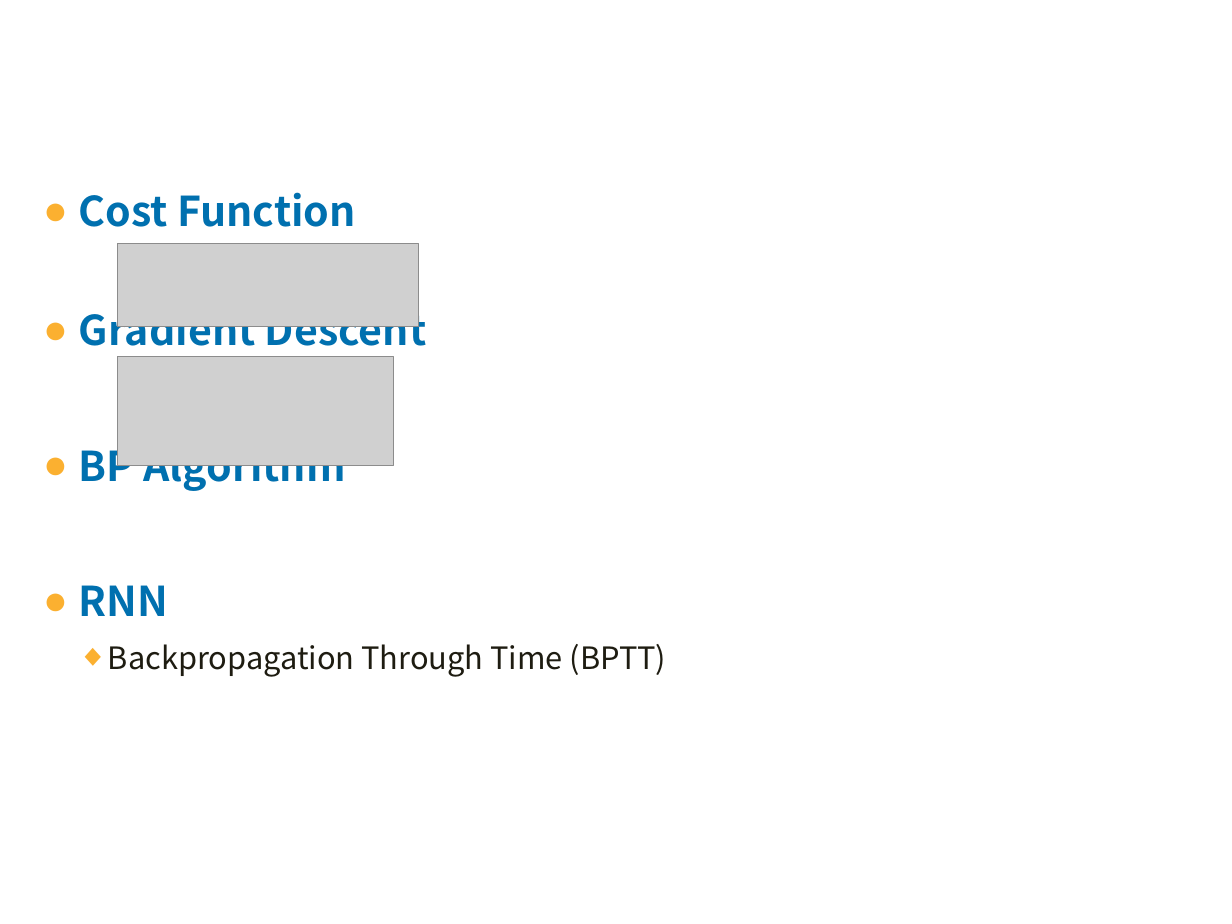
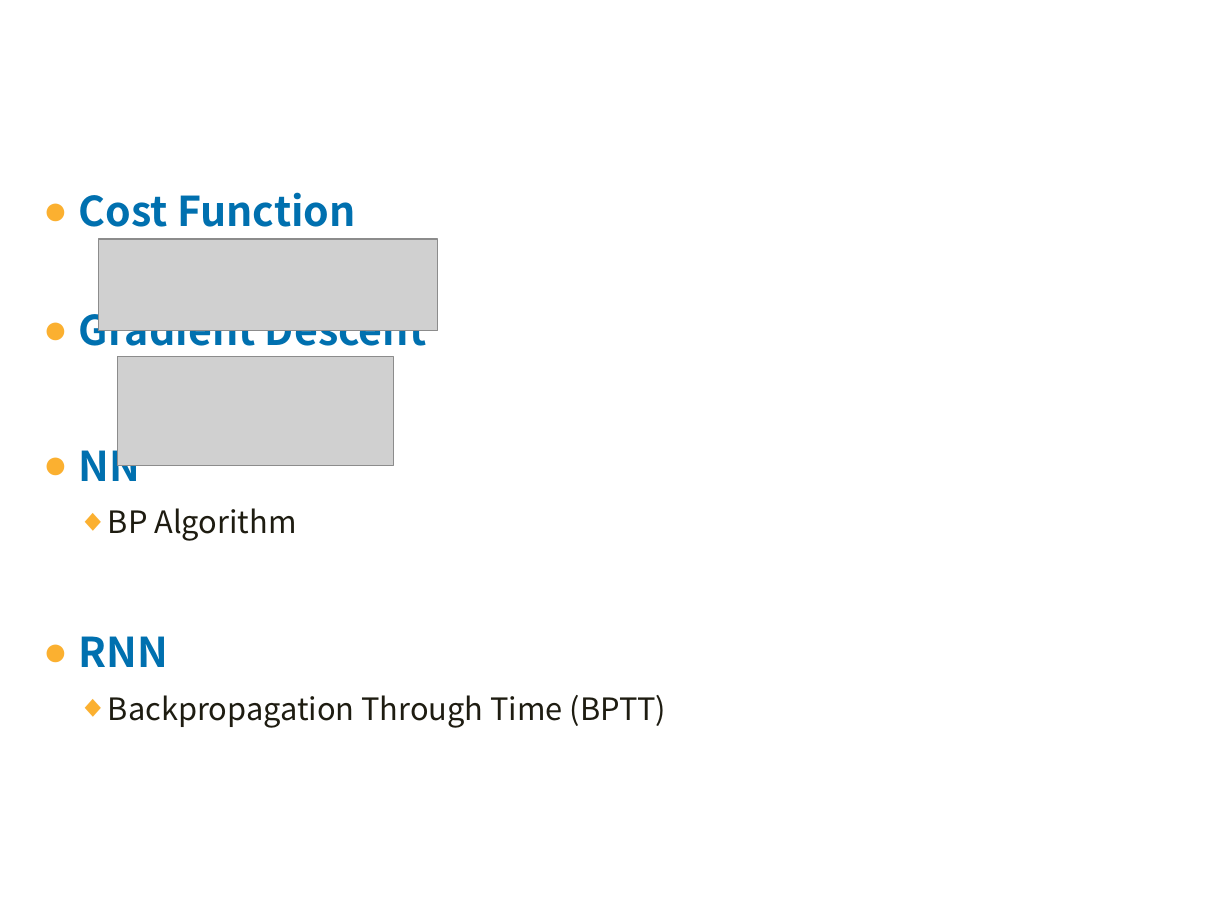
Before and after one commit to jxwb088047/RNN_BPTT_report, a slide deck: slide 9 of 林广和研一下学术ppt-2016-06-06.pptx (slide 8 before the commit). Drawn at 1232x924 pixels with LibreOffice and Linux fonts; fonts in the diff are those of the drawing; grey boxes stand for pictures; background and template pictures are left out. Boxes give left, top, right and bottom in pixels: in the first picture for what was removed or moved away, otherwise in the second. Text is boxed around its words. In the diff, an @@ line names an element or a change of style, - is before the commit and + after.

```diff
--- a/林广和研一下学术ppt-2016-06-06.pptx
+++ b/林广和研一下学术ppt-2016-06-06.pptx
@@ picture: place and size @@
-picture at (117,244,419,326)
+picture at (99,239,439,330)
@@ text at (79,438,141,481): paragraph added @@
+● NN
@@ text at (108,508,296,541): size 24 to 18 pt, text colour #0070AF to #1E1C11, bold off in "BP Algorithm"; bullet ● to ◆; list level 1 to 2 in "BP Algorithm" @@
```
Also in this commit, not shown: 8 other slides changed, 2 slides added.
